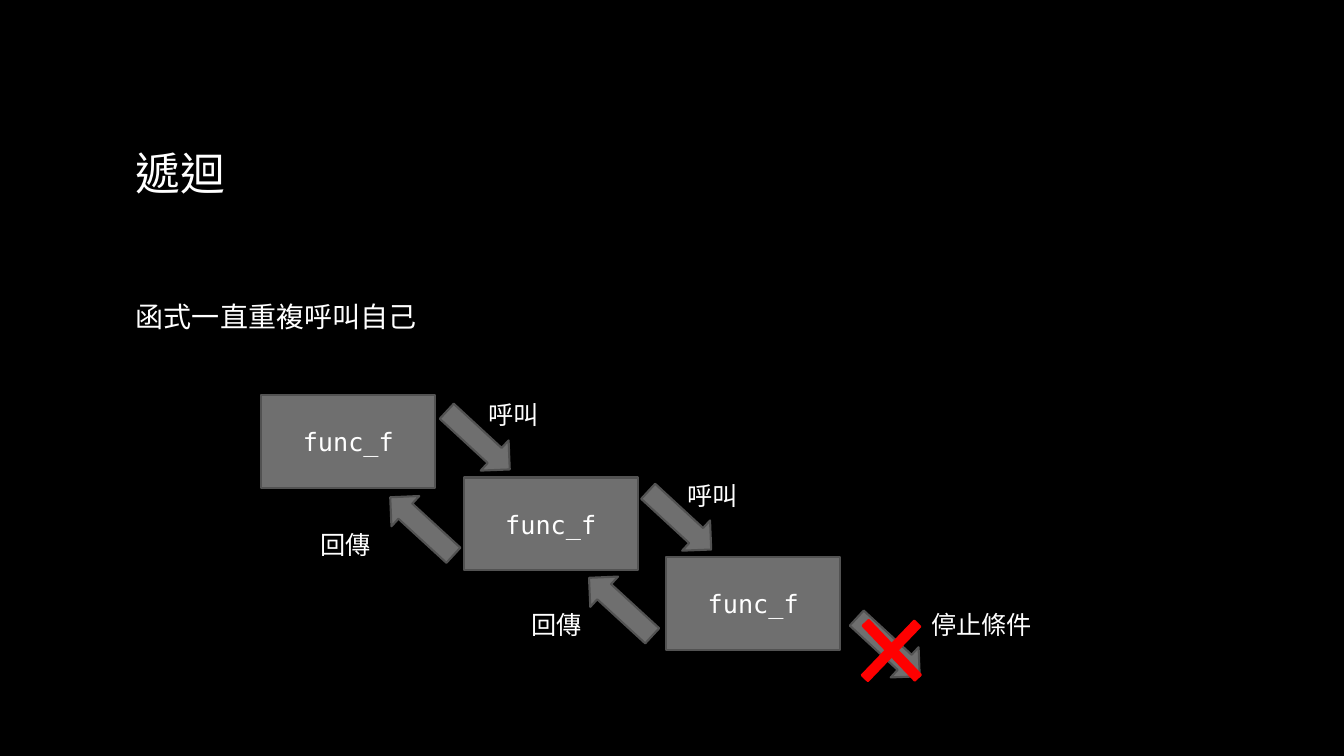
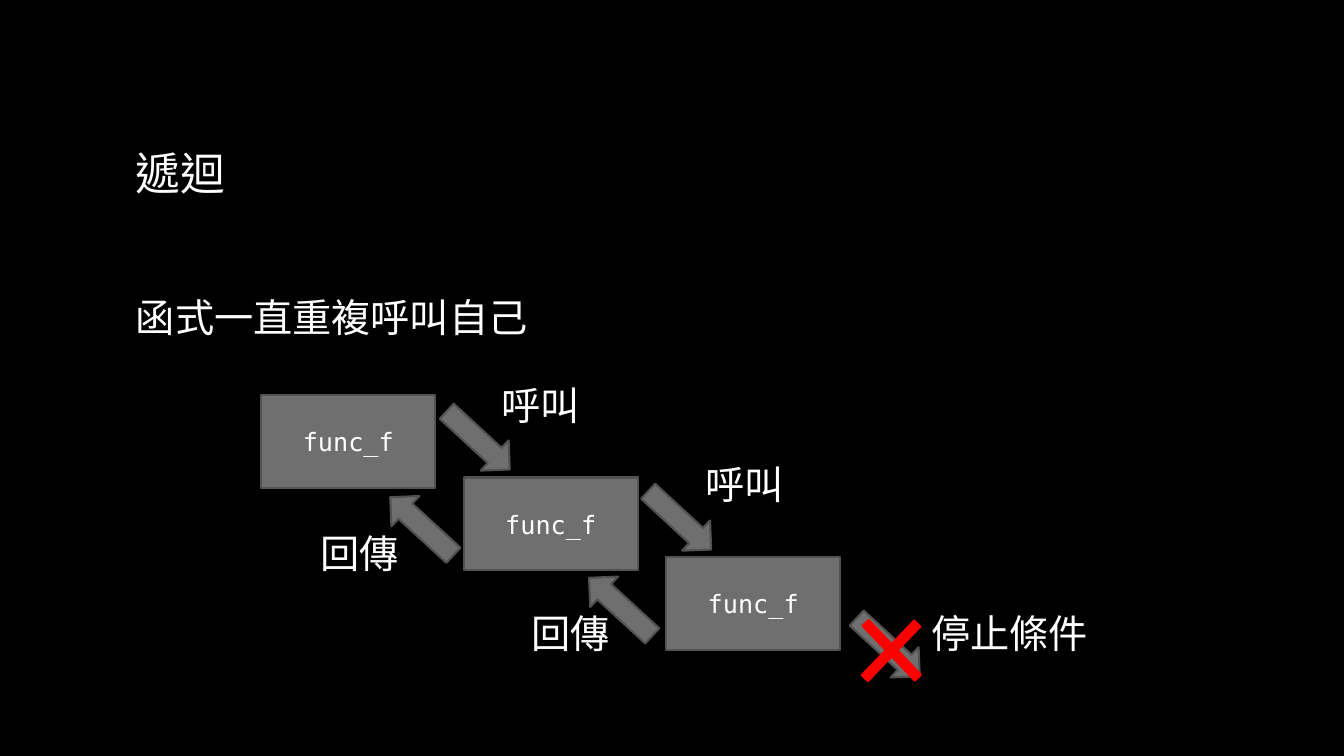
Before and after one commit to liuutin9/2023_summer_camp, a slide deck: slide 38 of 電機_C_Day_2.pptx (slide 37 before the commit). Drawn at 1344x756 pixels with LibreOffice and Linux fonts; fonts in the diff are those of the drawing; background and template pictures are left out. Boxes give left, top, right and bottom in pixels: in the first picture for what was removed or moved away, otherwise in the second. Text is boxed around its words. In the diff, an @@ line names an element or a change of style, - is before the commit and + after.

```diff
--- a/電機_C_Day_2.pptx
+++ b/電機_C_Day_2.pptx
@@ text "函式一直重複呼叫自己" at (x1=136, y1=299, x2=527, y2=336): size 20 to 28 pt; more space between paragraphs @@
@@ text "呼叫" moved from (x1=488, y1=403, x2=538, y2=426) to (x1=502, y1=387, x2=580, y2=424) @@
@@ text "呼叫" moved from (x1=687, y1=484, x2=737, y2=507) to (x1=705, y1=466, x2=783, y2=503) @@
@@ size 18 to 28 pt in 5 elements at (x1=532, y1=608, x2=610, y2=652), (x1=320, y1=535, x2=398, y2=572), (x1=502, y1=387, x2=580, y2=424), (x1=705, y1=466, x2=783, y2=503), (x1=931, y1=615, x2=1088, y2=651) @@
```
Also in this commit, not shown: 2 other slides changed, 1 slide added.
